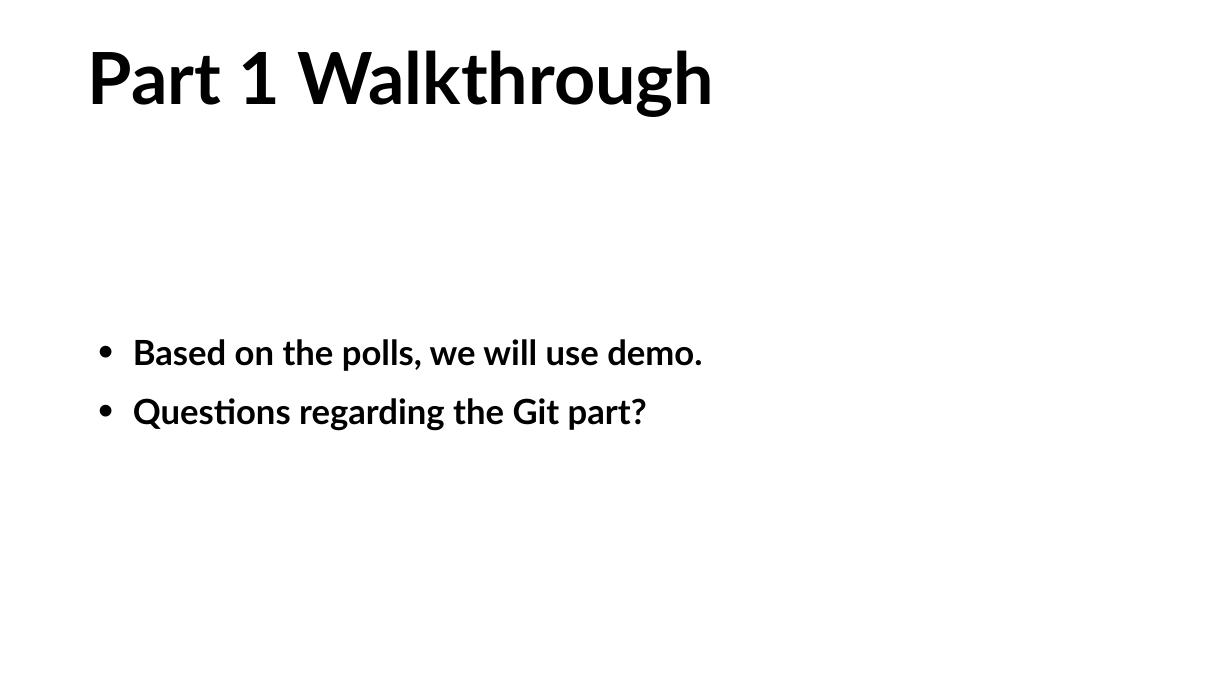
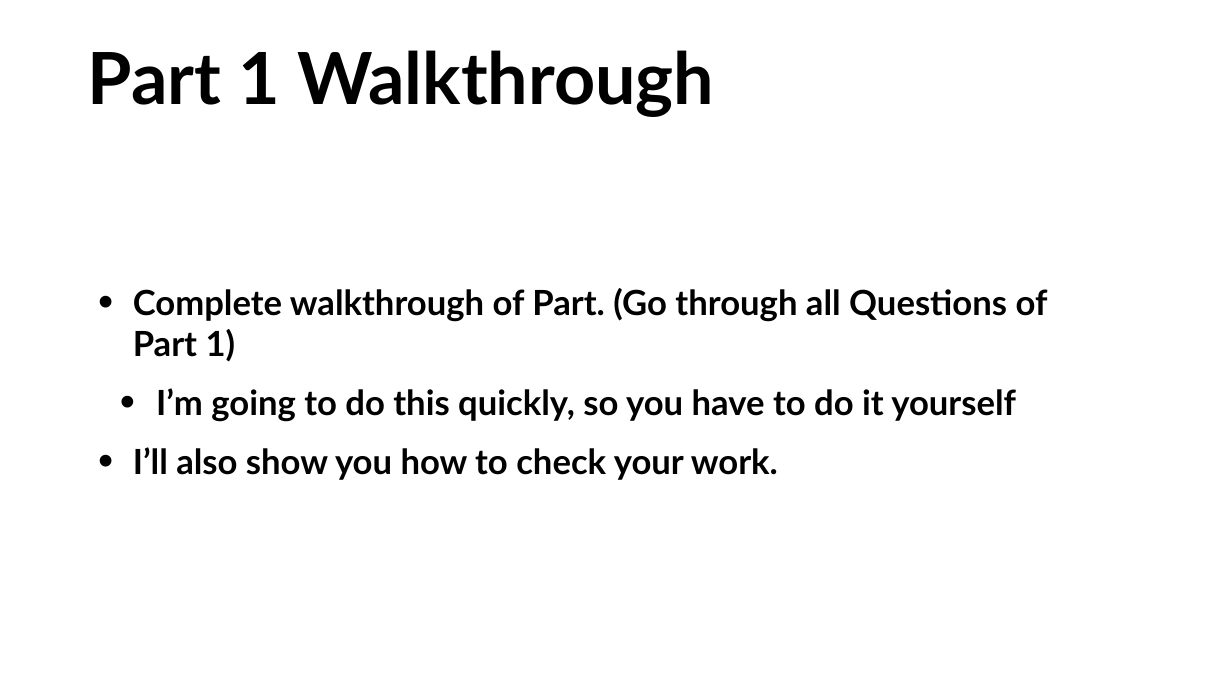
Before and after one commit to COGS108/Section-Fa20, a slide deck: slide 6 of disc02/disc02.pptx. Drawn at 1232x693 pixels with LibreOffice and Linux fonts; fonts in the diff are those of the drawing. Boxes give left, top, right and bottom in pixels: in the first picture for what was removed or moved away, otherwise in the second. Text is boxed around its words. In the diff, an @@ line names an element or a change of style, - is before the commit and + after.

```diff
--- a/disc02/disc02.pptx
+++ b/disc02/disc02.pptx
@@ text at box(133, 288, 1048, 480): text changed @@
-• Based on the polls, we will use demo.
-• Questions regarding the Git part?
+• Complete walkthrough of Part. (Go through all Questions of Part 1)
+  • I’m going to do this quickly, so you have to do it yourself
+• I’ll also show you how to check your work.
```
Also in this commit, not shown: 4 other slides changed, 1 other file.
